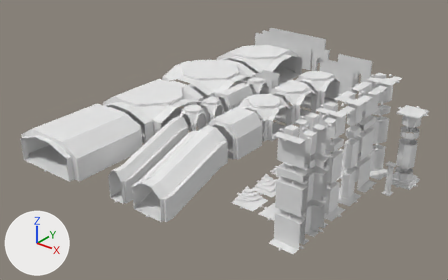
What one commit did to the Blender file assets/components.blend.
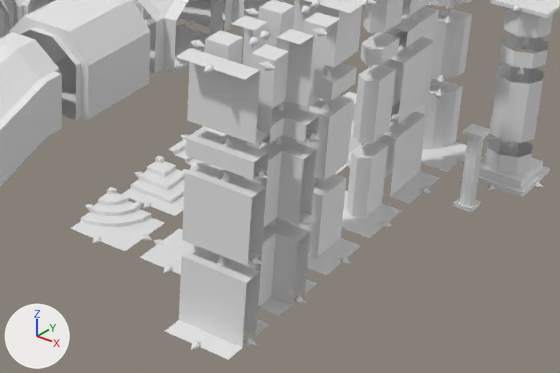
There are two pictures of each version: one whole from a 50 mm camera at (76.4, -79.5, 48.7) aimed at (12.5, 0.4, -0.8), one close up on the part from 45% to 95% of the width and 40% to 93% of the height. Every picture has the same lights, and +X, +Y and +Z are marked at lower left.

In view in the first close-up: '1way_Stairs_Wide_01', '1way_wide_01', '4way_wide_01', 'Ceiling_Wall_T_4x4x4', 'Ceiling_Wall_X_4x4x4', 'Floor_Wall_End_4x4x4', 'Floor_Wall_L_4x4x4', 'Floor_Wall_T_4x4x4', 'Floor_Wall_X_4x4x4', 'Mid_Column_large_4x4x4', 'Mid_Wall_T_4x4x4', 'Mid_Wall_X_4x4x4'.
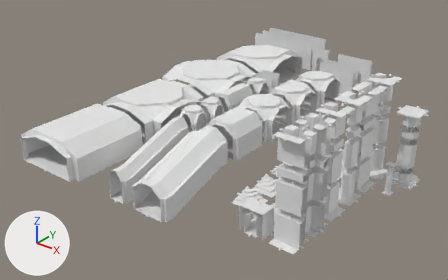
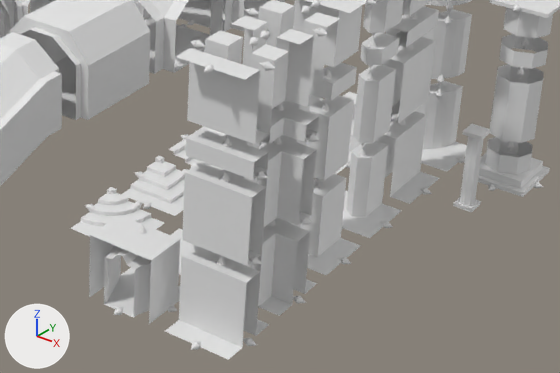
What the commit changed:
Mesh me_plane_024 is new.
It has 51 vertices, 40 faces and spans x -2.0..2.0, y -2.0..2.0, z 0.0..4.0.
Mesh me_cone_253 is new.
It is a copy of me_cone_250.
Object '>Floor_Wall_End.014' (ob_floor_wall_end_014_1) is new; it shows a copy of the mesh of ob_ceiling_flat_015_1.
Its parent is ob_floor_door_way_4x4x4.
Its matrix parent inverse is Matrix(((1.0, 0.0, 0.0, -35.0), (0.0, 1.0, 0.0, 20.0), (0.0, 0.0, 1.0, 0.0), (0.0, 0.0, 0.0, 1.0))).
Its location is (37.0, -20.0, 0.0).
Its rotation in degrees is (0, 0, -90).
Object 'Floor_Door_Way_4x4x4' (ob_floor_door_way_4x4x4) is new; it shows me_plane_024.
Its location is (35.0, -20.0, 0.0).
Object '>Floor_Door_Frame' (ob_floor_door_frame_1) is new; it shows me_cone_253.
Its parent is ob_floor_door_way_4x4x4.
Its matrix parent inverse is Matrix(((1.0, 0.0, 0.0, -35.0), (0.0, 1.0, 0.0, 20.0), (0.0, 0.0, 1.0, 0.0), (0.0, 0.0, 0.0, 1.0))).
Its location is (35.0, -22.0, 0.0).
Its rotation in degrees is (0, 0, -180).
Object '<Floor_Door_Frame' (ob_floor_door_frame) is new; it shows me_cone_253.
Its parent is ob_floor_door_way_4x4x4.
Its matrix parent inverse is Matrix(((1.0, 0.0, 0.0, -35.0), (0.0, 1.0, 0.0, 20.0), (0.0, 0.0, 1.0, 0.0), (0.0, 0.0, 0.0, 1.0))).
Its location is (35.0, -22.0, 0.0).

Changed parts and their boxes (x1, y1, x2, y2) in the close-ups (560 x 373 px):
'Floor_Door_Way_4x4x4', added: after (89, 215, 180, 324)
'>Floor_Door_Frame', added: after (114, 307, 122, 315)
'>Floor_Wall_End.014', added: after (168, 304, 177, 312)
'<Floor_Door_Frame', added: after (118, 307, 124, 315)
'Ceiling_Floor_2x2', unchanged, covered by the edit: before (140, 229, 196, 275); after (171, 229, 196, 275)
